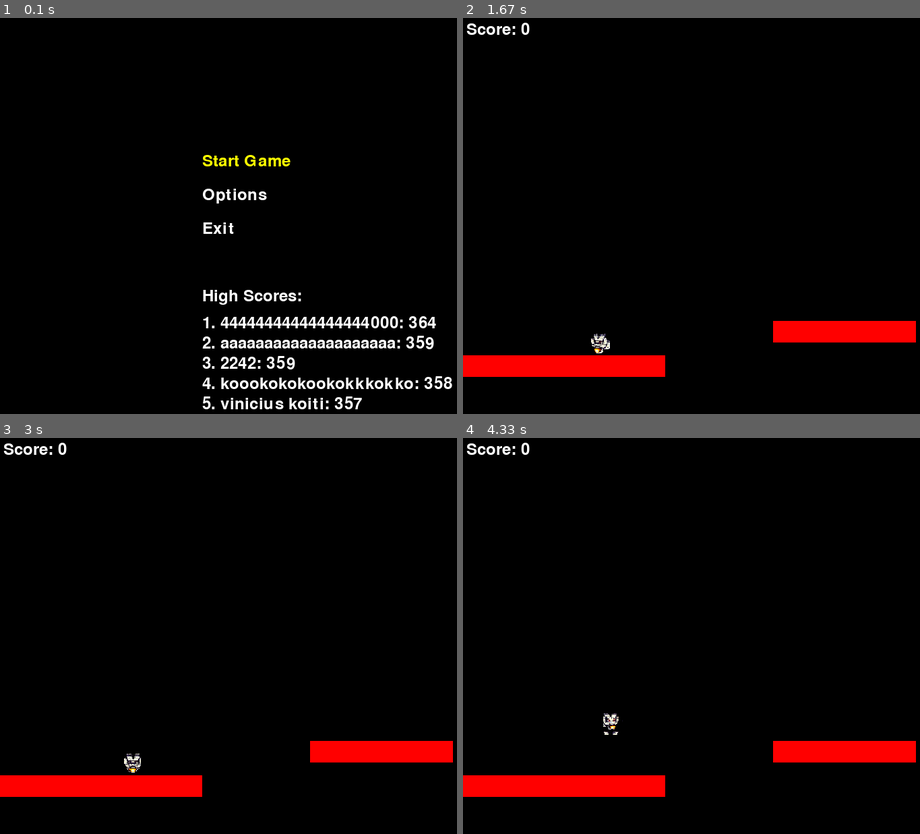
Above: before the commit, frames 1-4 (two rows, left to right).
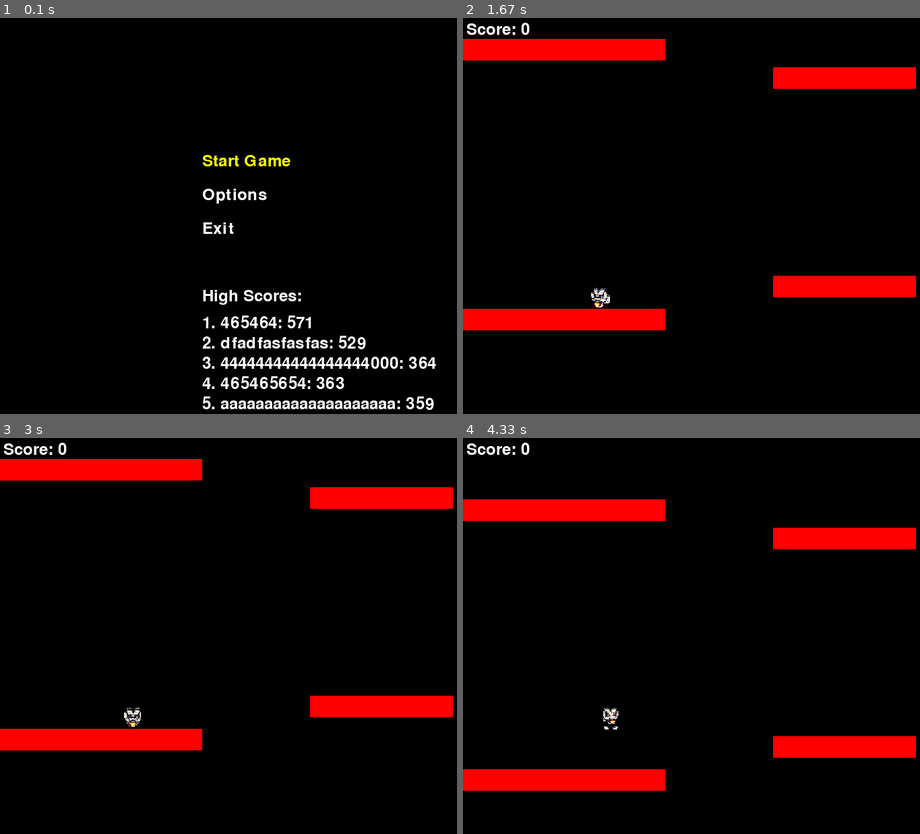
Above: after the commit, the same moments.

Repository: ViniciusKoiti/AgeOfRunner
Game: pygame game, started from main.py
Two runs of this game, one before a commit and one after it. Both use one fixed random seed, a clock stepped at 60 frames per second and the inputs below.
Inputs:
- Up to frame 1 (0.1 s): no input
- Up to frame 2 (1.67 s): tap Backspace at 0.33 s; tap Space at 0.67 s; hold Left 1-1.47 s; hold Right from 1.55 s (still down)
- Up to frame 3 (3 s): release Right at 2.18 s; hold Left 2.22-2.68 s; hold Right from 2.72 s (still down)
- Up to frame 4 (4.33 s): release Right at 3.18 s; tap Space at 3.22, 3.62, 3.92, 4.12 s; hold Right 3.55-4.02 s; hold Left from 4.05 s (still down)

The runs differ from the first frame. In frame 1, 3.9% of the frame differs, in the area x 48-99%, y 75-99%; in frame 2, 13%, in the area x 0-100%, y 5-91%; in frame 3, 13%; in frame 4, 6.4%.

Commit message:
Adicionando logica melhorada para camera

Diff:
--- a/domain/game.py
+++ b/domain/game.py
@@ -15,7 +15,7 @@
 from ports.texture_port import TexturePort
 import pygame
 
-WORLD_BOUNDS = (0, 0, 500, 500)
+WORLD_BOUNDS = (0, 0, 5000, float('inf'))
 SCORES_FILE = "scores.txt"
 MAX_NAME_LENGTH = 20
 
--- a/domain/ground_generator.py
+++ b/domain/ground_generator.py
@@ -12,76 +12,116 @@
         self.max_gap = 200
         self.min_platform_width = 150
         self.max_platform_width = 300
-        self.height_variation = 100
-        self.base_height = 500
-        self.last_height = self.base_height
-        self.generated_segments: List[Tuple[GroundSegment, float]] = []  # Tuple com (segmento, largura)
+
+        # Configurações de altura
+        self.bottom_base_height = 500  # Altura base para plataformas inferiores
+        self.top_base_height = 100     # Altura base para plataformas superiores
+        self.height_variation = 50      # Variação menor para manter equilíbrio
+
+        self.last_bottom_height = self.bottom_base_height
+        self.last_top_height = self.top_base_height
+
+        # Lista de tuplas (segmento, largura) para cada linha de plataformas
+        self.bottom_segments: List[Tuple[GroundSegment, float]] = []
+        self.top_segments: List[Tuple[GroundSegment, float]] = []
 
     def generate_initial_platforms(self, num_platforms: int = 5) -> List[GroundSegment]:
-        """Gera as plataformas iniciais do jogo"""
-        # Primeira plataforma é sempre no mesmo lugar para garantir spawn seguro
+        """Gera as plataformas iniciais do jogo em ambas as posições"""
+        # Plataformas iniciais garantidas para spawn seguro
         initial_width = 300
-        initial_platform = GroundSegment(
+
+        # Plataforma inferior inicial
+        bottom_platform = GroundSegment(
             physics=self.physics,
-            position=Vector2D(0, self.base_height),
+            position=Vector2D(0, self.bottom_base_height),
             width=initial_width
         )
-        self.generated_segments.append((initial_platform, initial_width))
+        self.bottom_segments.append((bottom_platform, initial_width))
+
+        # Plataforma superior inicial
+        top_platform = GroundSegment(
+            physics=self.physics,
+            position=Vector2D(0, self.top_base_height),
+            width=initial_width
+        )
+        self.top_segments.append((top_platform, initial_width))
+
         self.last_platform_end = initial_width
-        self.last_height = self.base_height
 
-        # Gera as próximas plataformas
+        # Gera os próximos pares de plataformas
         for _ in range(num_platforms - 1):
-            self.generate_next_platform()
+            self.generate_next_platforms()
 
-        return [segment for segment, _ in self.generated_segments]
+        # Retorna todas as plataformas
+        return ([segment for segment, _ in self.bottom_segments] +
+                [segment for segment, _ in self.top_segments])
 
-    def generate_next_platform(self) -> GroundSegment:
-        """Gera uma nova plataforma baseada na posição da última"""
-        # Calcula a distância até a próxima plataforma
+    def generate_next_platforms(self) -> Tuple[GroundSegment, GroundSegment]:
+        """Gera um novo par de plataformas (superior e inferior)"""
+        # Calcula a distância até o próximo par de plataformas
         gap = randint(self.min_gap, self.max_gap)
         start_x = self.last_platform_end + gap
 
-        # Calcula a altura da nova plataforma
-        height_change = randint(-self.height_variation, self.height_variation)
-        new_height = max(200, min(800, self.last_height + height_change))
-
-        # Determina o tamanho da plataforma
+        # Determina o tamanho das plataformas (mesmo tamanho para manter simetria)
         width = randint(self.min_platform_width, self.max_platform_width)
 
-        # Cria a nova plataforma
-        platform = GroundSegment(
+        # Calcula as alturas com variações controladas
+        bottom_height_change = randint(-self.height_variation, self.height_variation)
+        top_height_change = randint(-self.height_variation, self.height_variation)
+
+        new_bottom_height = max(400, min(550, self.last_bottom_height + bottom_height_change))
+        new_top_height = max(50, min(200, self.last_top_height + top_height_change))
+
+        # Cria a plataforma inferior
+        bottom_platform = GroundSegment(
             physics=self.physics,
-            position=Vector2D(start_x, new_height),
+            position=Vector2D(start_x, new_bottom_height),
+            width=width
+        )
+
+        # Cria a plataforma superior
+        top_platform = GroundSegment(
+            physics=self.physics,
+            position=Vector2D(start_x, new_top_height),
             width=width
         )
 
         # Atualiza as variáveis de controle
         self.last_platform_end = start_x + width
-        self.last_height = new_height
-        self.generated_segments.append((platform, width))
+        self.last_bottom_height = new_bottom_height
+        self.last_top_height = new_top_height
 
-        return platform
+        # Armazena as novas plataformas
+        self.bottom_segments.append((bottom_platform, width))
+        self.top_segments.append((top_platform, width))
+
+        return bottom_platform, top_platform
 
     def update(self, player_x: float, view_distance: float = 1000) -> List[GroundSegment]:
-        """
-        Atualiza as plataformas baseado na posição do player
-        Gera novas quando necessário e remove as muito distantes
-        """
-        # Gera novas plataformas se o jogador estiver se aproximando do fim
+        """Atualiza as plataformas baseado na posição do player"""
+        # Gera novos pares de plataformas se necessário
         while self.last_platform_end < player_x + view_distance:
-            self.generate_next_platform()
+            self.generate_next_platforms()
 
         # Remove plataformas antigas que ficaram muito para trás
-        self.generated_segments = [
-            (segment, width) for segment, width in self.generated_segments
+        self.bottom_segments = [
+            (segment, width) for segment, width in self.bottom_segments
             if segment.position.x + width > player_x - view_distance
         ]
 
-        return [segment for segment, _ in self.generated_segments]
+        self.top_segments = [
+            (segment, width) for segment, width in self.top_segments
+            if segment.position.x + width > player_x - view_distance
+        ]
+
+        # Retorna todas as plataformas ativas
+        return ([segment for segment, _ in self.bottom_segments] +
+                [segment for segment, _ in self.top_segments])
 
     def clear(self):
         """Limpa todas as plataformas geradas"""
-        self.generated_segments.clear()
+        self.bottom_segments.clear()
+        self.top_segments.clear()
         self.last_platform_end = 0
-        self.last_height = self.base_height
+        self.last_bottom_height = self.bottom_base_height
+        self.last_top_height = self.top_base_height
--- a/scores.txt
+++ b/scores.txt
@@ -1 +1 @@
-[{"name": "44444444444444444000", "score": 364}, {"name": "aaaaaaaaaaaaaaaaaaaa", "score": 359}, {"name": "2242", "score": 359}, {"name": "koookokokookokkkokko", "score": 358}, {"name": "vinicius koiti", "score": 357}, {"name": "h", "score": 355}, {"name": "aaaaaaaaaaassssddddd", "score": 354}, {"name": "12464565678978", "score": 352}, {"name": "s", "score": 349}, {"name": "   aaaaaaaaaaaaaaaaa", "score": 326}]
+[{"name": "465464", "score": 571}, {"name": "dfadfasfasfas", "score": 529}, {"name": "44444444444444444000", "score": 364}, {"name": "465465654", "score": 363}, {"name": "aaaaaaaaaaaaaaaaaaaa", "score": 359}, {"name": "2242", "score": 359}, {"name": "koookokokookokkkokko", "score": 358}, {"name": "vinicius koiti", "score": 357}, {"name": "h", "score": 355}, {"name": "aaaaaaaaaaassssddddd", "score": 354}]
